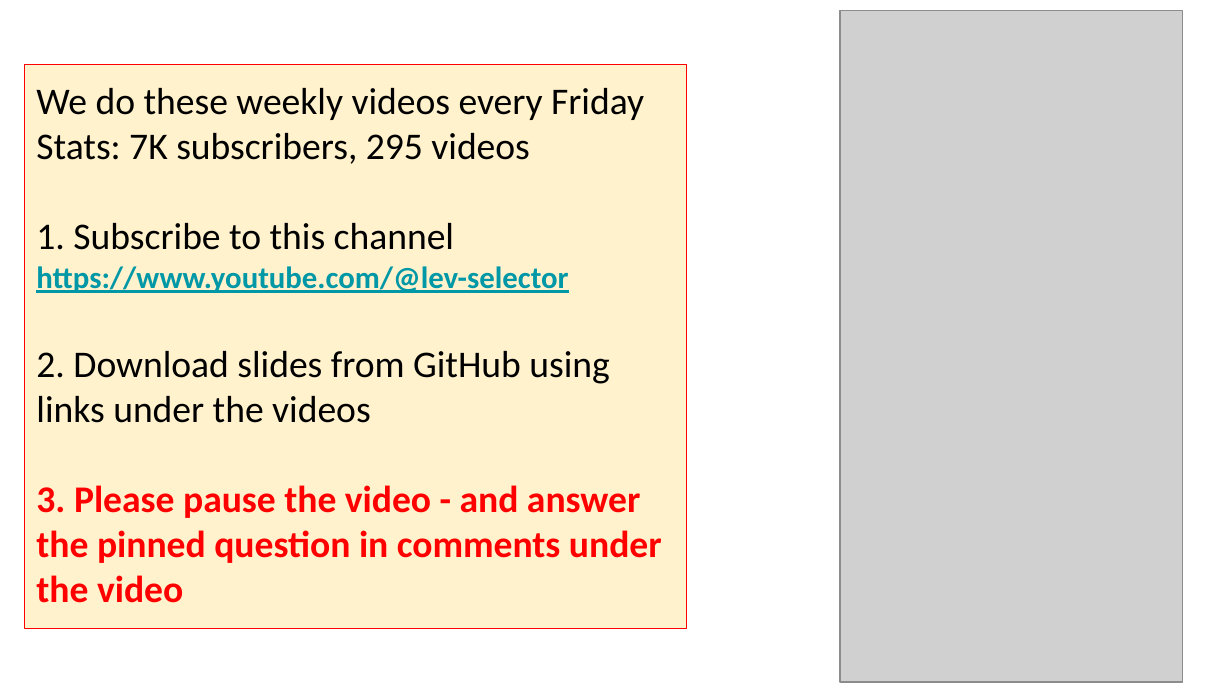
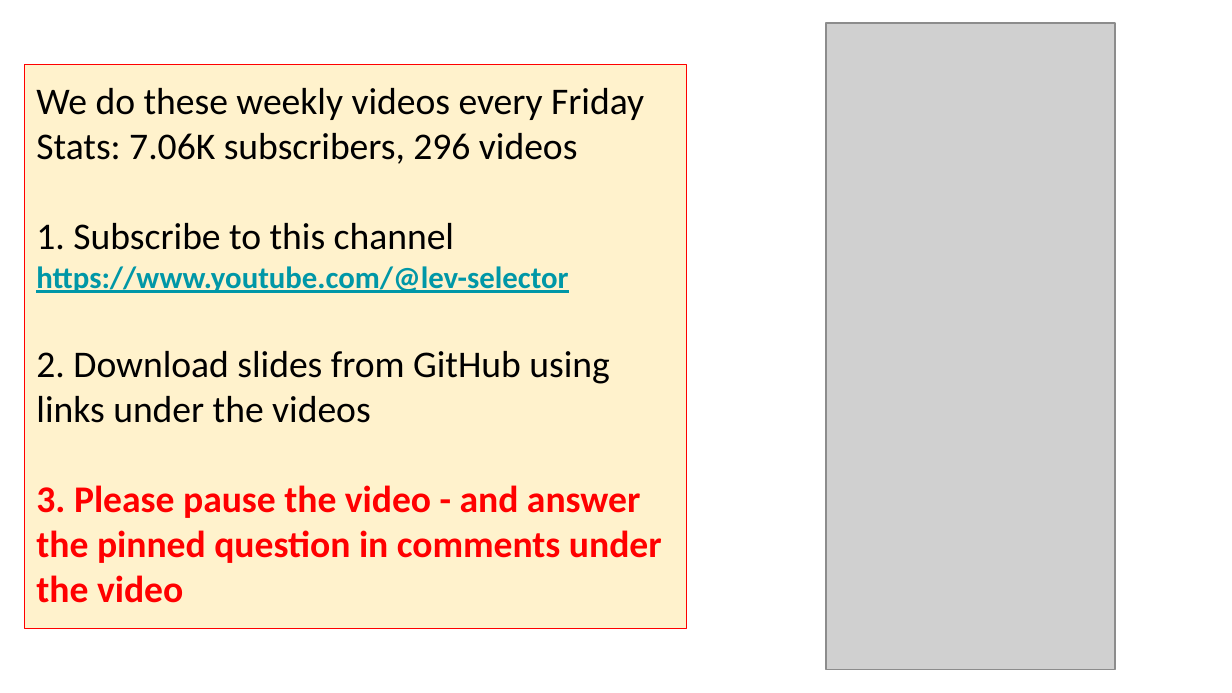
Before and after one commit to lselector/seminar, a slide deck: slide 8 of 2026/2026-07-17-AI-Updates.pptx (slide 5 before the commit). Drawn at 1232x693 pixels with LibreOffice and Linux fonts; fonts in the diff are those of the drawing; grey boxes stand for pictures. Boxes give left, top, right and bottom in pixels: in the first picture for what was removed or moved away, otherwise in the second. Text is boxed around its words. In the diff, an @@ line names an element or a change of style, - is before the commit and + after.

```diff
--- a/2026/2026-07-17-AI-Updates.pptx
+++ b/2026/2026-07-17-AI-Updates.pptx
@@ picture: place and size @@
-picture at bbox=[840, 11, 1183, 683]
+picture at bbox=[827, 23, 1116, 670]
@@ text in rectangle at bbox=[36, 133, 578, 164]: text changed @@
-Stats: 7K subscribers, 295 videos
+Stats: 7.06K subscribers, 296 videos
```
Also in this commit, not shown: 16 other slides changed, 7 slides added.
